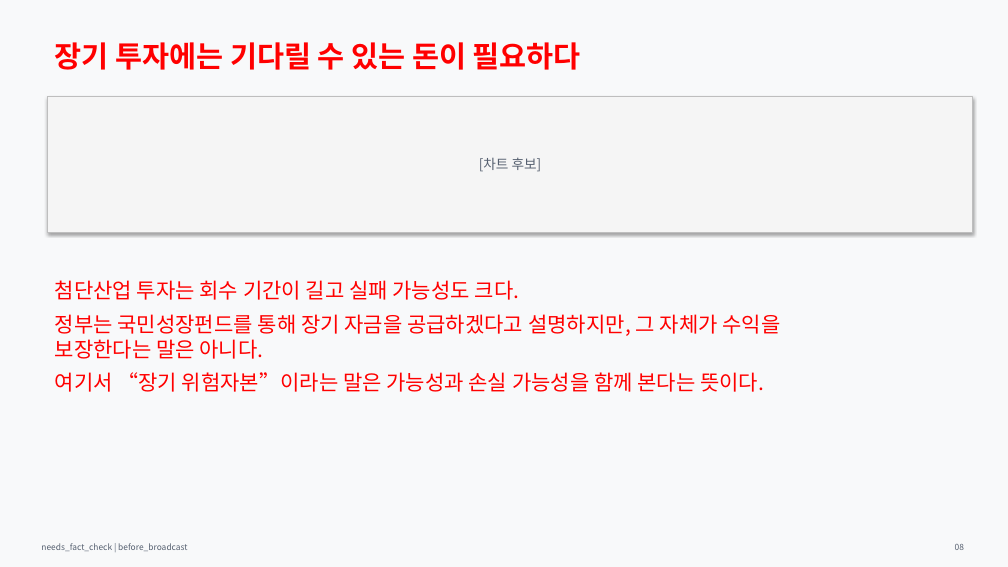
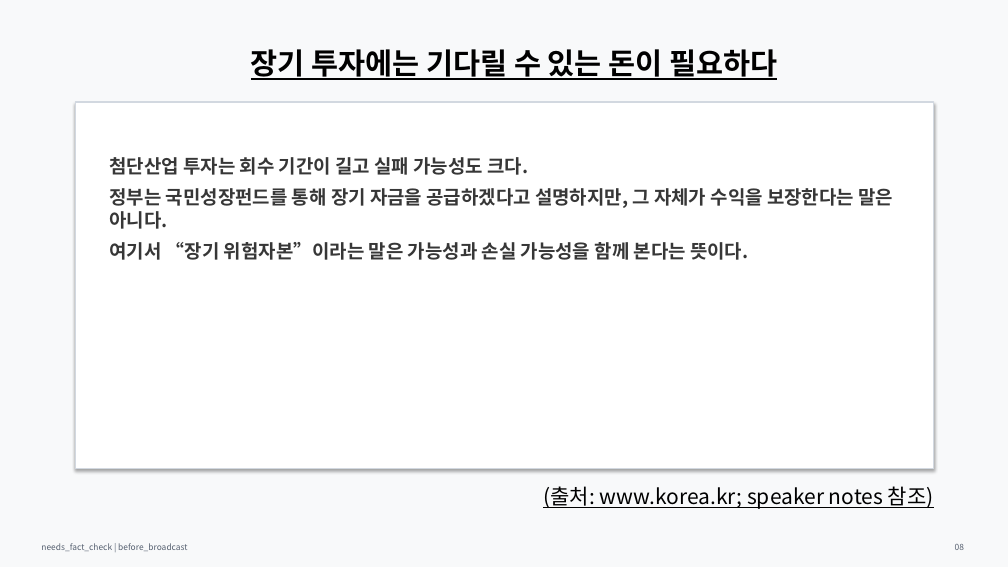
Before and after one commit to Rlearnchan/luddite, a slide deck: slide 8 of outputs/pptx/productive_finance_policy_styled_draft.pptx. Drawn at 1008x567 pixels with LibreOffice and Linux fonts; fonts in the diff are those of the drawing. Boxes give left, top, right and bottom in pixels: in the first picture for what was removed or moved away, otherwise in the second. Text is boxed around its words. In the diff, an @@ line names an element or a change of style, - is before the commit and + after.

```diff
--- a/outputs/pptx/productive_finance_policy_styled_draft.pptx
+++ b/outputs/pptx/productive_finance_policy_styled_draft.pptx
@@ text "장기 투자에는 기다릴 수 있는 ...": place and size @@
-text "장기 투자에는 기다릴 수 있는 ..." at <box>55,42,581,70</box>
+text "장기 투자에는 기다릴 수 있는 ..." at <box>251,49,777,80</box>
@@ text "장기 투자에는 기다릴 수 있는 ..." at <box>251,49,777,80</box>: text colour #FF0000 to #000000, underline on; alignment left to centre @@
@@ rectangle removed at <box>48,96,973,232</box> @@
-[차트 후보]
@@ rectangle added at <box>76,102,934,469</box>, fill #FFFFFF, outline #D2D8E0 1.2 pt @@
@@ text "첨단산업 투자는 회수 기간이 길고 ...": place and size @@
-text "첨단산업 투자는 회수 기간이 길고 ..." at <box>55,280,780,392</box>
+text "첨단산업 투자는 회수 기간이 길고 ..." at <box>109,157,893,260</box>
@@ text "첨단산업 투자는 회수 기간이 길고 ..." at <box>109,157,893,260</box>: size 20 to 18 pt, text colour #FF0000 to #373737, bold on @@
@@ text added at <box>543,486,934,509</box>, 20 pt, text #000000, underline @@
+(출처: www.korea.kr; speaker notes 참조)
```
Also in this commit, not shown: 20 other slides changed, 8 other files.
